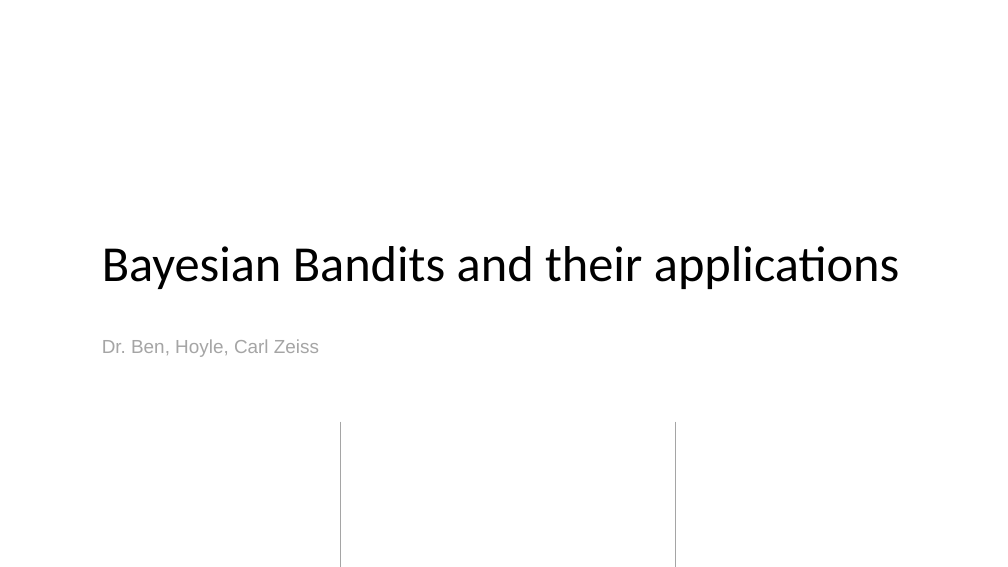
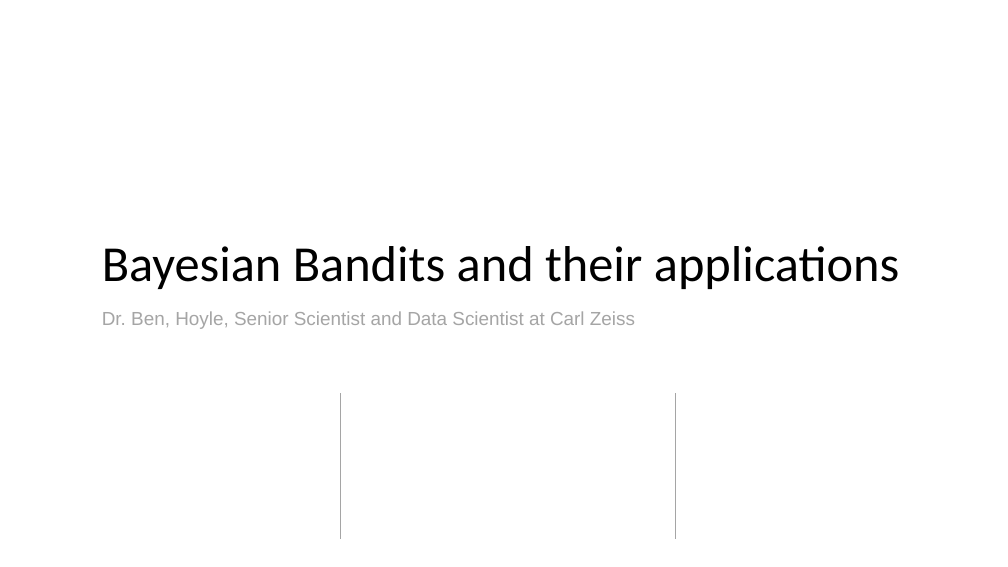
Before and after one commit to hoyleb/bayesian_bandit_demo, a slide deck: slide 1 of talk/Bayesian_Bandit_Ben_Hoyle.pptx. Drawn at 1008x567 pixels with LibreOffice and Linux fonts; fonts in the diff are those of the drawing; background and template pictures are left out. Boxes give left, top, right and bottom in pixels: in the first picture for what was removed or moved away, otherwise in the second. Text is boxed around its words. In the diff, an @@ line names an element or a change of style, - is before the commit and + after.

```diff
--- a/talk/Bayesian_Bandit_Ben_Hoyle.pptx
+++ b/talk/Bayesian_Bandit_Ben_Hoyle.pptx
@@ text at (102, 311, 635, 329): text changed @@
-Dr. Ben, Hoyle, Carl Zeiss
+Dr. Ben, Hoyle, Senior Scientist and Data Scientist at Carl Zeiss
@@ line moved from (340, 422) - (340, 567) to (340, 393) - (340, 539) @@
@@ line moved from (675, 422) - (675, 567) to (675, 393) - (675, 539) @@
```
Also in this commit, not shown: 9 other slides changed, 3 slides added, 1 other file.
